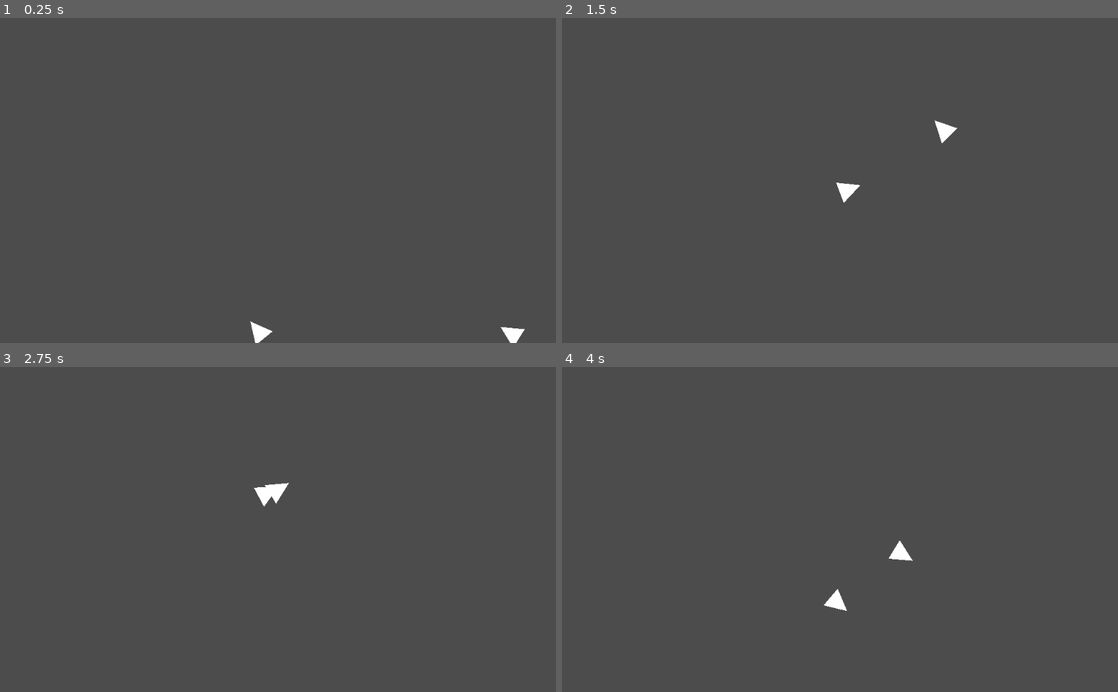
Above: before the commit, frames 1-4 (two rows, left to right).
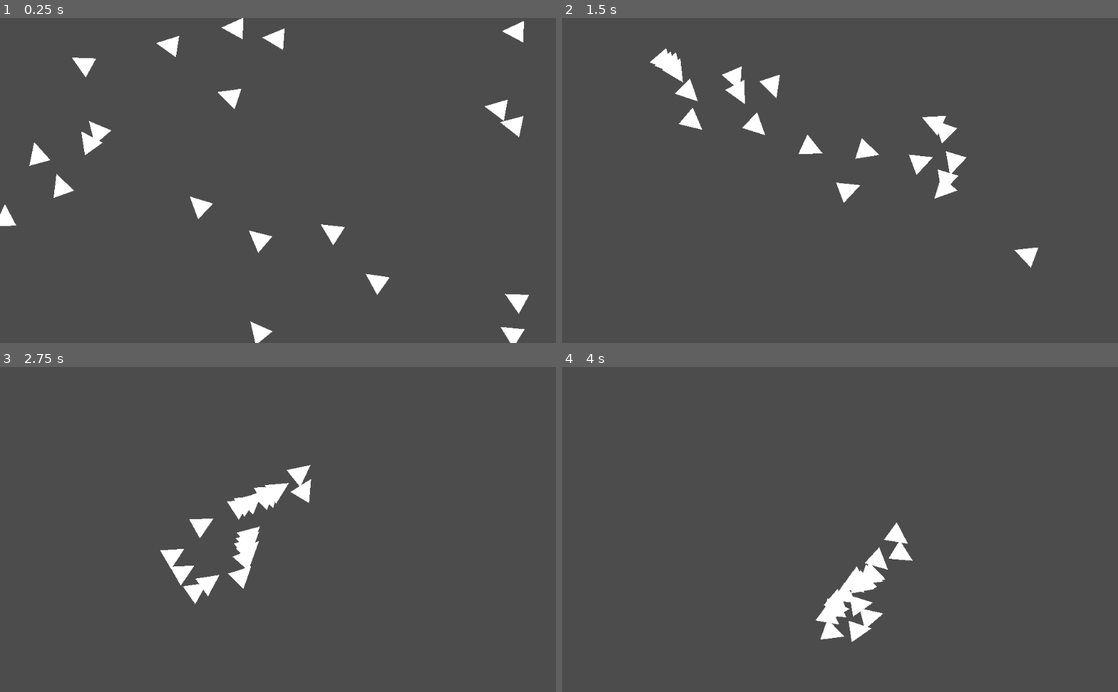
Above: after the commit, the same moments.

Repository: yosuanicolaus/Autonomous-Agents
Game: Godot game, scene res://practice/practice.tscn
Same seed, same stepped clock (60 frames per second), same inputs: the game is played once before the commit and once after it. The project has no main scene, so this scene is started directly.
Inputs (mouse positions are in pixels of both pictures, inside the frame that each line leads up to):
- Up to frame 1 (0.25 s): no input
- Up to frame 2 (1.5 s): move the mouse to (962, 164) at 0.52 s; move the mouse to (728, 196) at 1.27 s
- Up to frame 3 (2.75 s): move the mouse to (333, 458) at 2.02 s
- Up to frame 4 (4 s): move the mouse to (812, 594) at 2.77 s; move the mouse to (1006, 578) at 3.52 s

The runs differ from the first frame. In frame 1, 2.5% of the frame differs, in the area x 0-96%, y 0-92%; in frame 2, 2.1%; in frame 3, 1.8%; in frame 4, 1.5%.

Commit message:
implement flee behaviour (reverse of seek)

Diff:
--- a/practice/practice.tscn
+++ b/practice/practice.tscn
@@ -6,4 +6,4 @@
 [node name="Practice" type="Node2D"]
 script = ExtResource( 1 )
 object = ExtResource( 2 )
-count = 2
+count = 20
--- /dev/null
+++ b/practice/screen_wrap.gd
@@ -0,0 +1,12 @@
+"""
+(owner) Node2D {
+	Node*
+}
+"""
+extends Node
+
+
+func _process(_delta):
+	var screen = get_viewport().size
+	owner.position.x = wrapf(owner.position.x, 0, screen.x)
+	owner.position.y = wrapf(owner.position.y, 0, screen.y)
--- a/practice/vehicle.gd
+++ b/practice/vehicle.gd
@@ -17,6 +17,16 @@
 	acceleration += steer
 
 
+func flee(target: Vector2):
+	var desired = position - target
+	desired = desired.normalized()
+	desired *= max_speed
+
+	var steer = desired - velocity
+	steer = steer.clamped(max_force)
+	acceleration += steer
+
+
 func _process(delta):
 	var target = get_global_mouse_position()
 	seek(target)
--- a/practice/vehicle.tscn
+++ b/practice/vehicle.tscn
@@ -1,6 +1,7 @@
-[gd_scene load_steps=3 format=2]
+[gd_scene load_steps=4 format=2]
 
 [ext_resource path="res://practice/vehicle.gd" type="Script" id=1]
+[ext_resource path="res://practice/screen_wrap.gd" type="Script" id=2]
 
 [sub_resource type="PrismMesh" id=1]
 size = Vector3( 40, 40, 2 )
@@ -11,3 +12,6 @@
 [node name="MeshInstance2D" type="MeshInstance2D" parent="."]
 rotation = -1.5708
 mesh = SubResource( 1 )
+
+[node name="ScreenWrap" type="Node" parent="."]
+script = ExtResource( 2 )
